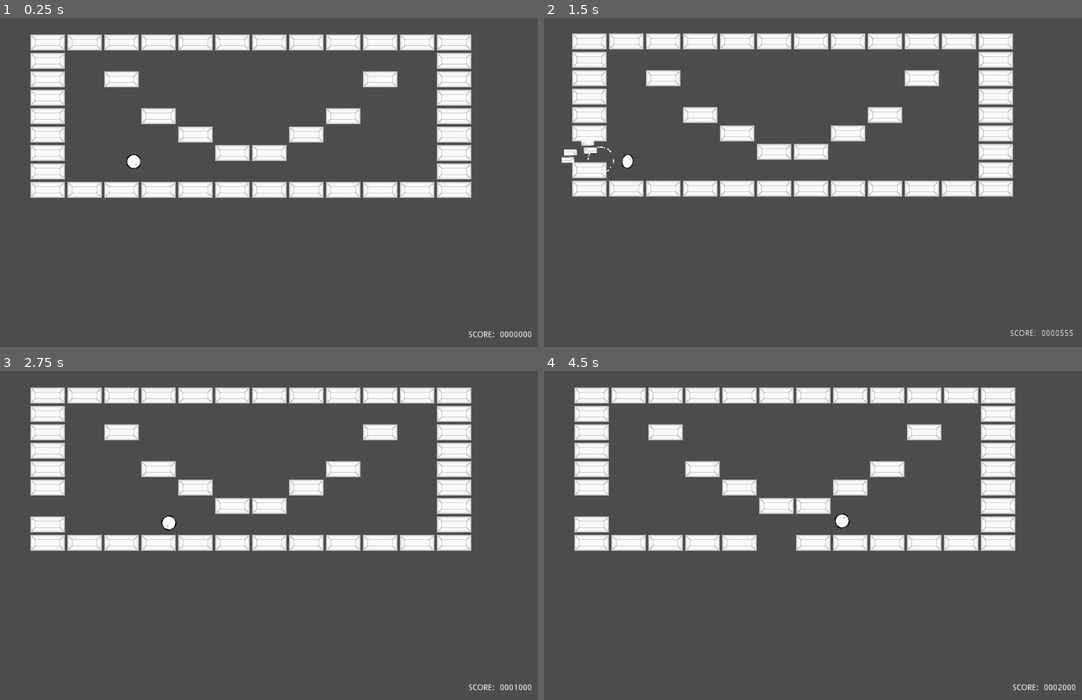
Above: before the commit, frames 1-4 (two rows, left to right).
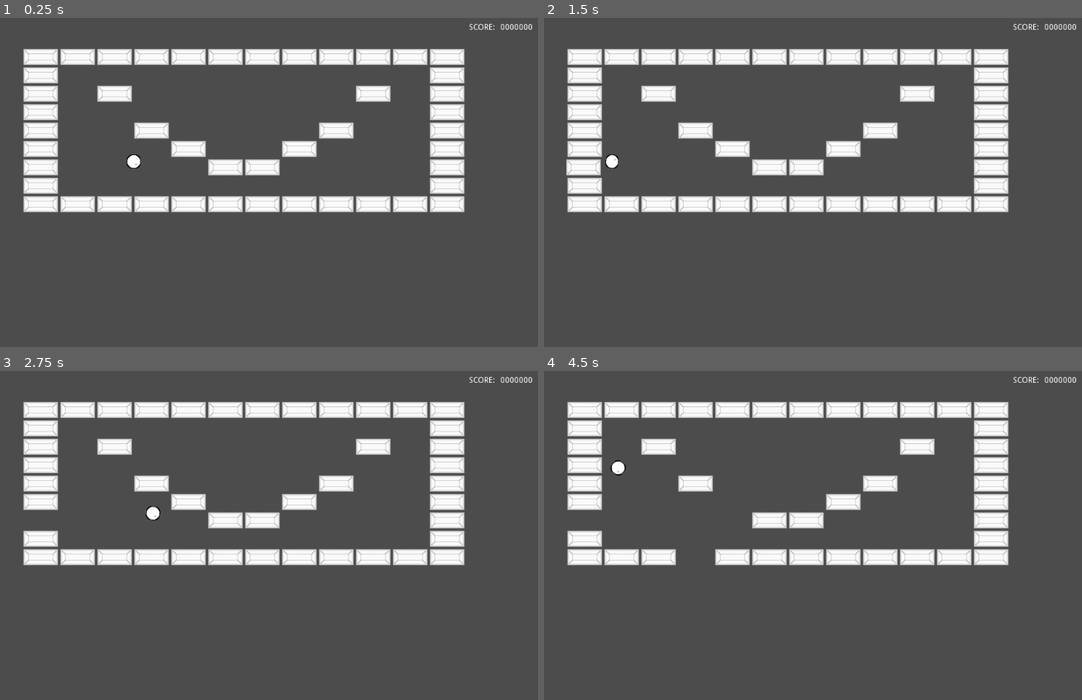
Above: after the commit, the same moments.

Repository: Anatolij-Grigorjev/Breakout4Godot
Game: Godot game, scene res://BreakoutGame.tscn
The game is run twice, just before and just after one commit, with the same random seed, the same clock (stepped at 60 frames per second) and the same inputs.
Inputs (mouse positions are in pixels of both pictures, inside the frame that each line leads up to):
- Up to frame 1 (0.25 s): no input
- Up to frame 2 (1.5 s): tap Enter at 0.5 s; move the mouse to (925, 166) at 0.52 s; tap Alt at 0.6 s; click (925, 166) at 0.67 s; drag from (678, 198) to (764, 251) at 1.27 s
- Up to frame 3 (2.75 s): move the mouse to (312, 459) at 2.02 s; tap Shift at 2.1 s; click (312, 459) at 2.17 s
- Up to frame 4 (4.5 s): drag from (764, 604) to (619, 482) at 2.77 s; move the mouse to (974, 588) at 3.52 s; tap Ctrl at 3.6 s; click (974, 588) at 3.67 s; drag from (619, 482) to (705, 449) at 4.27 s

The runs differ from the first frame. In frame 1, 23% of the frame differs, in the area x 4-99%, y 1-98%; in frame 2, 24%, in the area x 3-99%, y 1-97%; in frame 3, 23%; in frame 4, 22%.
Error after the commit: Invalid set index 'score' (on base: 'null instance') with value of type 'int'. (res://BreakoutGame.gd:14)

Commit message:
change hit counter to more neutral component

Diff:
--- a/game/BreakoutGame.tscn
+++ b/game/BreakoutGame.tscn
@@ -7,7 +7,7 @@
 [ext_resource path="res://BreakoutGame.gd" type="Script" id=5]
 [ext_resource path="res://tools/ParticlesBattery.gd" type="Script" id=6]
 [ext_resource path="res://tools/CameraShake.tscn" type="PackedScene" id=7]
-[ext_resource path="res://gui/HitCounter.tscn" type="PackedScene" id=8]
+[ext_resource path="res://gui/AccumCounter.tscn" type="PackedScene" id=8]
 
 [node name="BreakoutGame" type="Node2D"]
 script = ExtResource( 5 )
@@ -19,7 +19,7 @@
 [node name="ScreenShake" parent="Camera2D" instance=ExtResource( 7 )]
 
 [node name="BricksMap" parent="." instance=ExtResource( 2 )]
-position = Vector2( 122, 40 )
+position = Vector2( 110, 65 )
 
 [node name="BarrierLeft" parent="." instance=ExtResource( 3 )]
 position = Vector2( -20, 0 )
@@ -31,8 +31,8 @@
 [node name="BarrierRight" parent="." instance=ExtResource( 3 )]
 position = Vector2( 1044, 0 )
 
-[node name="HitCounter" parent="." instance=ExtResource( 8 )]
-position = Vector2( 883, 544 )
+[node name="TotalScore" parent="." instance=ExtResource( 8 )]
+position = Vector2( 884, 10 )
 
 [node name="Ball" parent="." instance=ExtResource( 1 )]
 position = Vector2( 328, 263 )
--- /dev/null
+++ b/game/gui/AccumCounter.gd
@@ -0,0 +1,35 @@
+tool
+extends Node2D
+
+export(String) var valueTagText: String = "SCORE: "
+export(String) var valueFormat: String = "%07d"
+export(float) var value: float = 0.0 setget _setValue
+
+onready var valueLabel: Label = $HBoxContainer/ValueLabel
+onready var tween: Tween = $Tween
+
+
+func _ready():
+	$HBoxContainer/TagLabel.text = valueTagText
+
+
+func _setValue(newValue: float):
+	setTotalValue(newValue)
+
+
+func setTotalValue(newTotal: float):
+	var prevScore: float = value
+	value = newTotal
+	if ($Tween):
+		$Tween.remove_all()
+		$Tween.interpolate_method(
+			self, "_setLabelTo",
+			prevScore, newTotal,
+			0.5, Tween.TRANS_QUAD, Tween.EASE_OUT
+		)
+		$Tween.start()
+
+
+func _setLabelTo(newValue: float):
+	if ($HBoxContainer/ValueLabel):
+		$HBoxContainer/ValueLabel.text = valueFormat % newValue
--- a/game/gui/HitCounter.tscn
+++ b/game/gui/AccumCounter.tscn
@@ -1,8 +1,8 @@
 [gd_scene load_steps=2 format=2]
 
-[ext_resource path="res://gui/HitCounter.gd" type="Script" id=1]
+[ext_resource path="res://gui/AccumCounter.gd" type="Script" id=1]
 
-[node name="HitCounter" type="Node2D"]
+[node name="AccumCounter" type="Node2D"]
 script = ExtResource( 1 )
 
 [node name="Tween" type="Tween" parent="."]
--- a/game/gui/HitCounter.gd
+++ /dev/null
@@ -1,34 +0,0 @@
-tool
-extends Node2D
-
-export(String) var scoreFormat: String = "%07d"
-export(float) var score: float = 0.0 setget _setValue
-
-onready var valueLabel: Label = $HBoxContainer/ValueLabel
-onready var tween: Tween = $Tween
-
-
-func _ready():
-	pass
-
-
-func _setValue(value: float):
-	setTotalValue(value)
-
-
-func setTotalValue(newTotal: float):
-	var prevScore: float = score
-	score = newTotal
-	if ($Tween):
-		$Tween.remove_all()
-		$Tween.interpolate_method(
-			self, "_setLabelTo",
-			prevScore, newTotal,
-			0.5, Tween.TRANS_QUAD, Tween.EASE_OUT
-		)
-		$Tween.start()
-
-
-func _setLabelTo(value: float):
-	if ($HBoxContainer/ValueLabel):
-		$HBoxContainer/ValueLabel.text = scoreFormat % value
